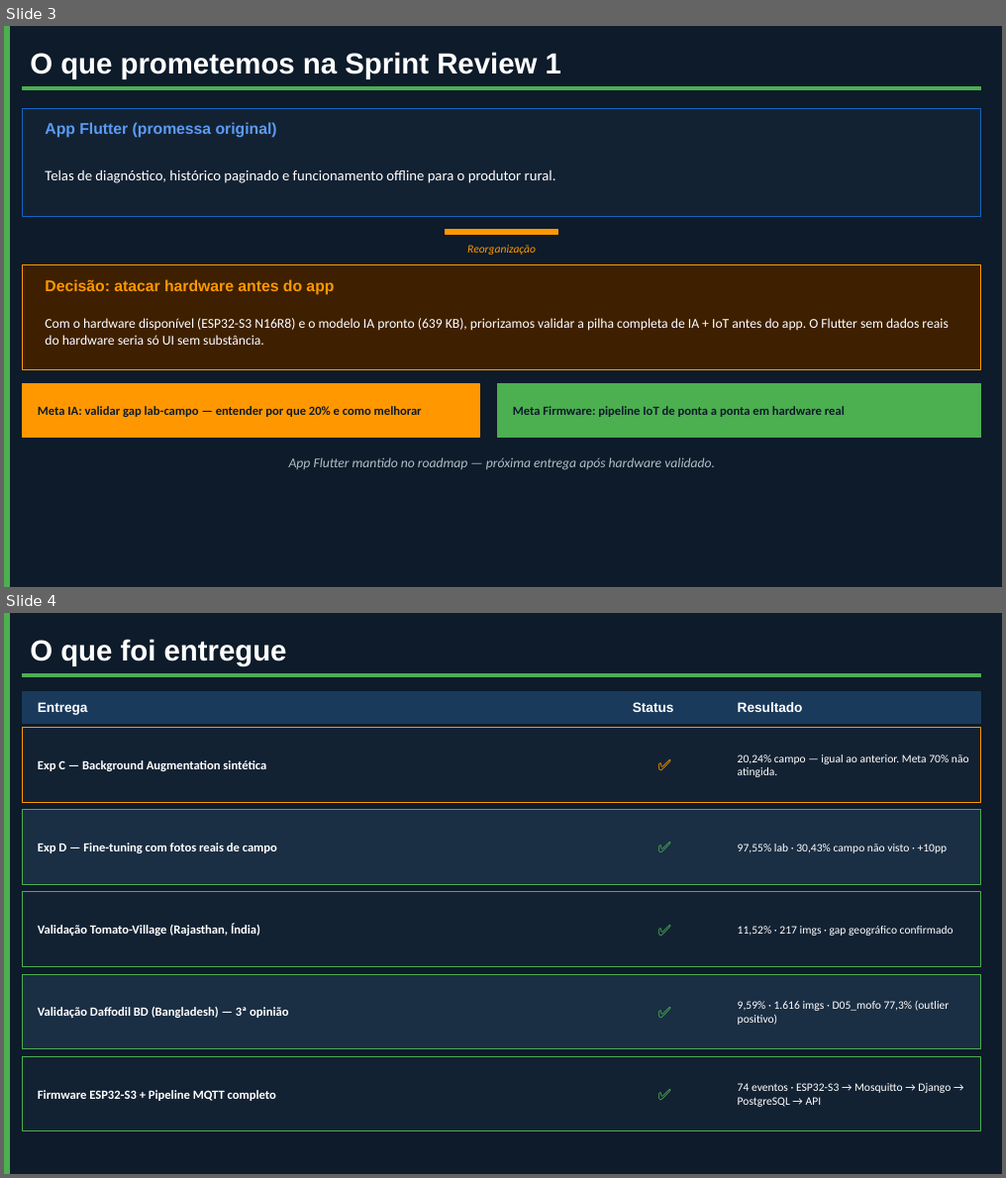
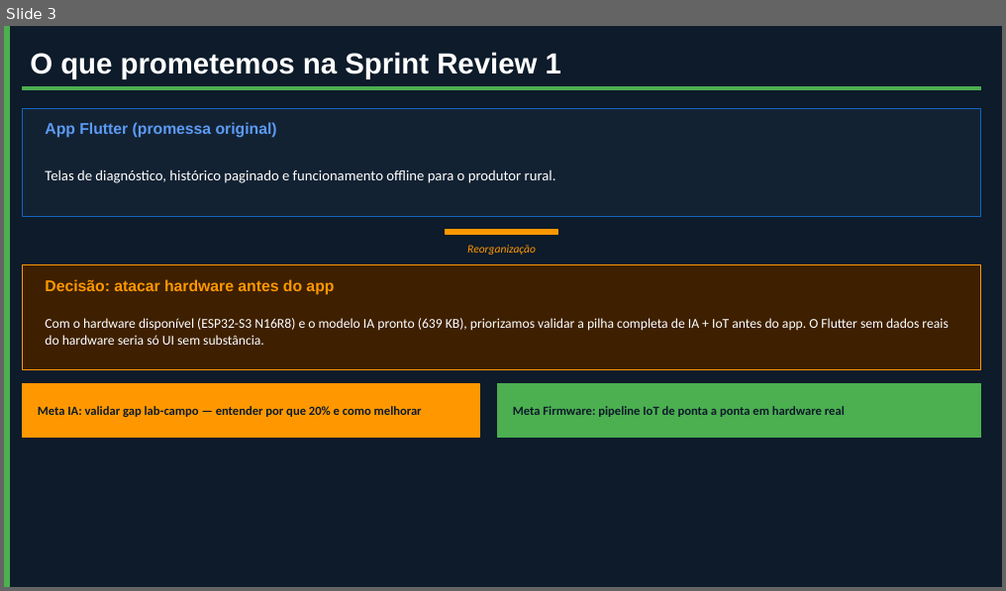
Before and after one commit to Namem/extensao2, a slide deck: docs/apresentacoes/SprintReview_2_CeresDiagnostico.pptx. Shown one above the other, each under a label of ours: slides 3 and 4 before the commit, slide 3 after it. The pictures are 1006x1178 and 1006x591 pixels, drawn with LibreOffice and Linux fonts; fonts in the diff are those of the drawing. Boxes give left, top, right and bottom in pixels: in the first picture for what was removed or moved away, otherwise in the second. Text is boxed around its words. In the diff, an @@ line names an element or a change of style, - is before the commit and + after.

```diff
--- a/docs/apresentacoes/SprintReview_2_CeresDiagnostico.pptx
+++ b/docs/apresentacoes/SprintReview_2_CeresDiagnostico.pptx
@@ slide 4 removed at (4, 613, 1002, 1174), background #0D1B2A @@
@@ rectangle removed at (4, 613, 9, 1174) @@
@@ text removed at (30, 639, 287, 665) @@
-O que foi entregue
@@ rectangle removed at (23, 674, 981, 677) @@
@@ rectangle removed at (23, 691, 981, 723) @@
@@ rectangle removed at (23, 728, 981, 802) @@
@@ text removed at (38, 702, 88, 715) @@
-Entrega
@@ text removed at (633, 702, 674, 712) @@
-Status
@@ text removed at (738, 702, 803, 712) @@
-Resultado
@@ text removed at (38, 761, 266, 771) @@
-Exp C — Background Augmentation sintética
@@ text removed at (622, 734, 708, 796) @@
-✅
@@ text removed at (738, 755, 969, 777) @@
-20,24% campo — igual ao anterior. Meta 70% não atingida.
@@ rectangle removed at (23, 810, 981, 884) @@
@@ text removed at (622, 816, 708, 878) @@
-✅
@@ text removed at (38, 843, 277, 854) @@
-Exp D — Fine-tuning com fotos reais de campo
@@ text removed at (738, 844, 947, 854) @@
-97,55% lab · 30,43% campo não visto · +10pp
@@ rectangle removed at (23, 892, 981, 967) @@
@@ text removed at (622, 898, 708, 961) @@
-✅
@@ text removed at (38, 924, 260, 936) @@
-Validação Tomato-Village (Rajasthan, Índia)
@@ text removed at (738, 926, 953, 936) @@
-11,52% · 217 imgs · gap geográfico confirmado
@@ rectangle removed at (23, 974, 981, 1050) @@
@@ text removed at (622, 980, 708, 1044) @@
-✅
@@ text removed at (38, 1007, 288, 1018) @@
-Validação Daffodil BD (Bangladesh) — 3ª opinião
@@ text removed at (738, 1000, 949, 1025) @@
-9,59% · 1.616 imgs · D05_mofo 77,3% (outlier positivo)
@@ rectangle removed at (23, 1057, 981, 1132) @@
@@ text removed at (622, 1062, 708, 1126) @@
-✅
@@ text removed at (738, 1083, 950, 1107) @@
-74 eventos · ESP32-S3 → Mosquitto → Django → PostgreSQL → API
@@ text removed at (38, 1090, 276, 1101) @@
-Firmware ESP32-S3 + Pipeline MQTT completo
@@ slide 3 changed as well @@
@@ text removed at (289, 458, 715, 471) @@
-App Flutter mantido no roadmap — próxima entrega após hardware validado.
```
Also in this commit, not shown: 5 other slides changed, 4 slides added, 6 other slides removed, 12 other files.
